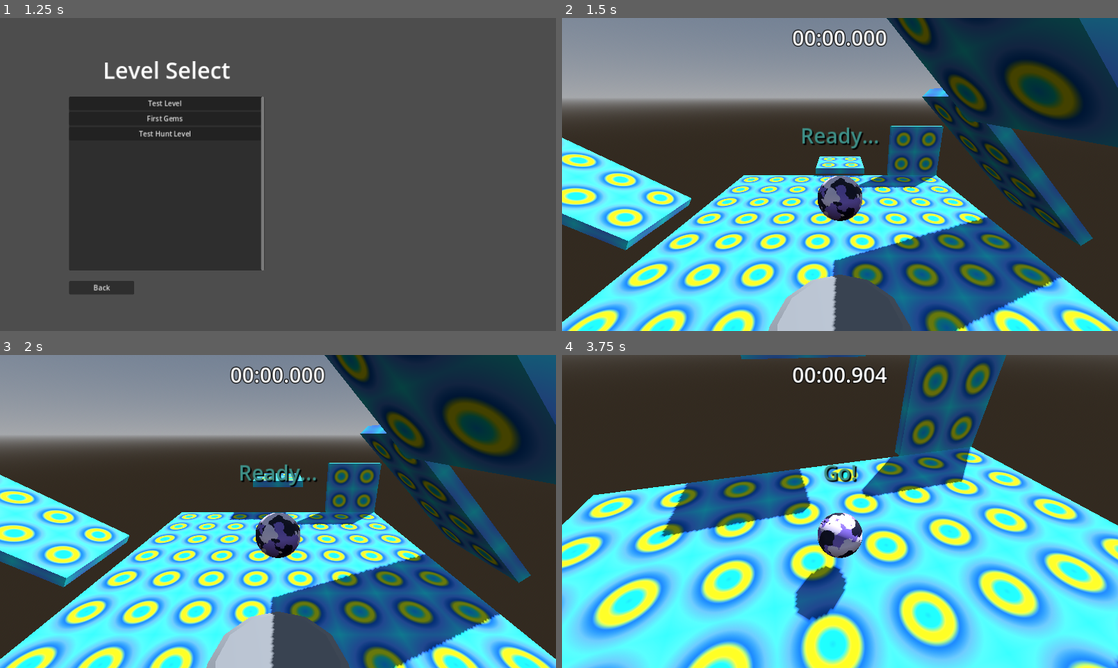
Above: before the commit, frames 1-4 (two rows, left to right).
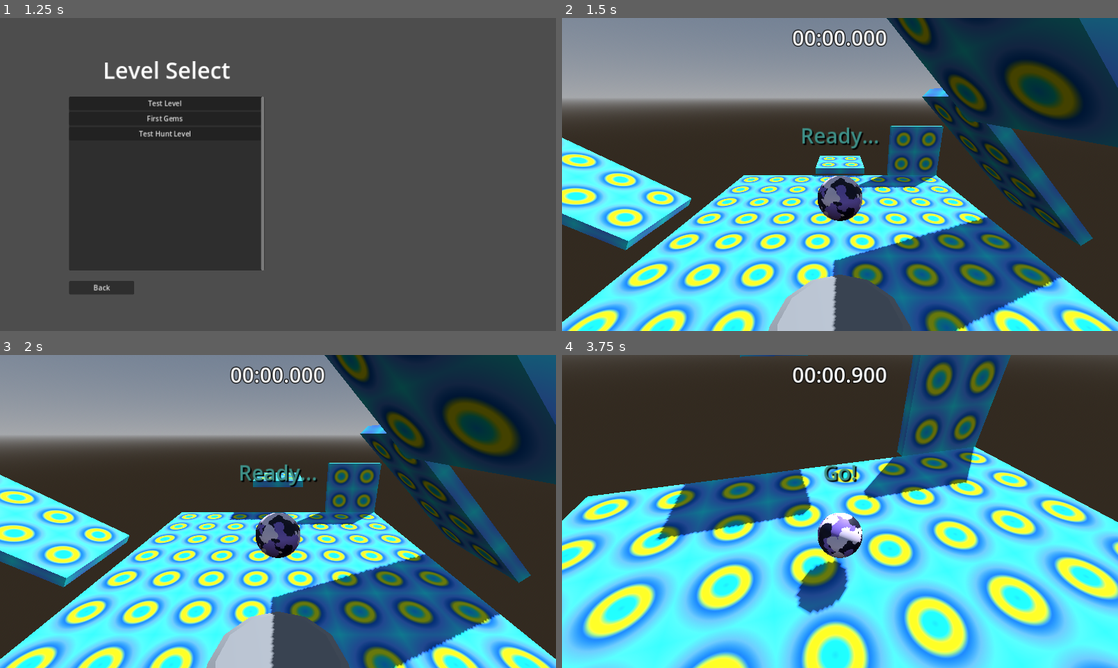
Above: after the commit, the same moments.

Repository: thearst3rd/godot4-marble-game
Game: Godot game, scene res://src/states/menu/main_menu.tscn
The game is run twice, just before and just after one commit, with the same random seed, the same clock (stepped at 60 frames per second) and the same inputs.
Inputs (mouse positions are in pixels of both pictures, inside the frame that each line leads up to):
- Up to frame 1 (1.25 s): click "Play" at 0.5 s
- Up to frame 2 (1.5 s): click "Test Level" at 1.25 s
- Up to frame 3 (2 s): no input
- Up to frame 4 (3.75 s): move the mouse to (867, 511) at 2.02 s; hold W (forward) from 2.03 s (still down); tap Down (camera_down) at 2.1 s; tap Space (jump) at 2.27, 3.02 s; move the mouse to (812, 511) at 2.77 s; tap Left (camera_left) at 2.85 s; move the mouse to (851, 505) at 3.52 s; tap Right (camera_right) at 3.6 s

Frame 1 is identical in both runs. In frame 2, 0.1% of the frame differs, in the area x 45-55%, y 44-51%; in frame 3, less than 0.1%; in frame 4, 31%, in the area x 0-100%, y 0-100%.

Commit message:
Remove marble interpolation for now

Diff:
--- a/project.godot
+++ b/project.godot
@@ -198,5 +198,5 @@
 
 [physics]
 
-common/physics_ticks_per_second=125
+common/physics_ticks_per_second=200
 3d/default_gravity=30.0
--- a/src/objects/marble.gd
+++ b/src/objects/marble.gd
@@ -22,8 +22,8 @@
 var finish_point: Vector3
 
 # For interpolation
-var prev_transform: Transform3D
-var current_transform: Transform3D
+#var prev_transform: Transform3D
+#var current_transform: Transform3D
 
 @onready var mesh_instance: MeshInstance3D = %MeshInstance3D
 @onready var center_node: Node3D = %CenterNode
@@ -44,15 +44,16 @@
 	if player_controller == null:
 		set_player_controller(PlayerController.new())
 
-	current_transform = transform
-	prev_transform = transform
+	#current_transform = transform
+	#prev_transform = transform
 
 
 func _process(delta: float) -> void:
-	if transform != current_transform:
-		prev_transform = current_transform
-		current_transform = transform
-	var interp_transform := prev_transform.interpolate_with(transform, Engine.get_physics_interpolation_fraction())
+	#if transform != current_transform:
+	#	prev_transform = current_transform
+	#	current_transform = transform
+	#var interp_transform := prev_transform.interpolate_with(transform, Engine.get_physics_interpolation_fraction())
+	var interp_transform := transform
 	mesh_instance.transform = interp_transform
 	if is_level_finished:
 		center_node.position = lerp(center_node.position, finish_point, delta)
